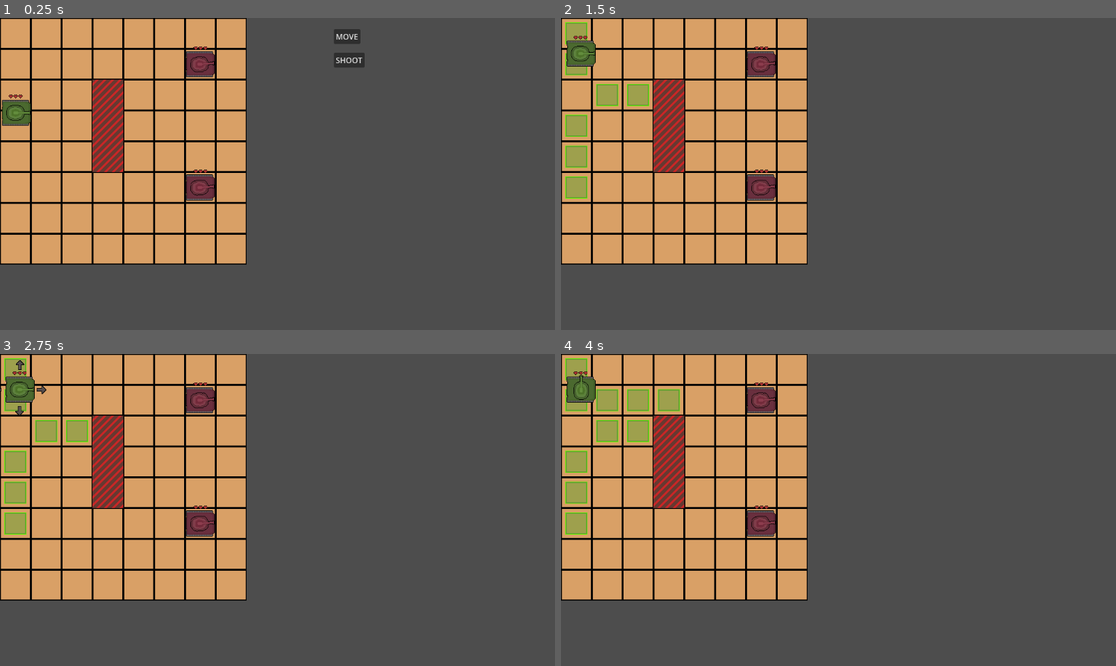
Above: before the commit, frames 1-4 (two rows, left to right).
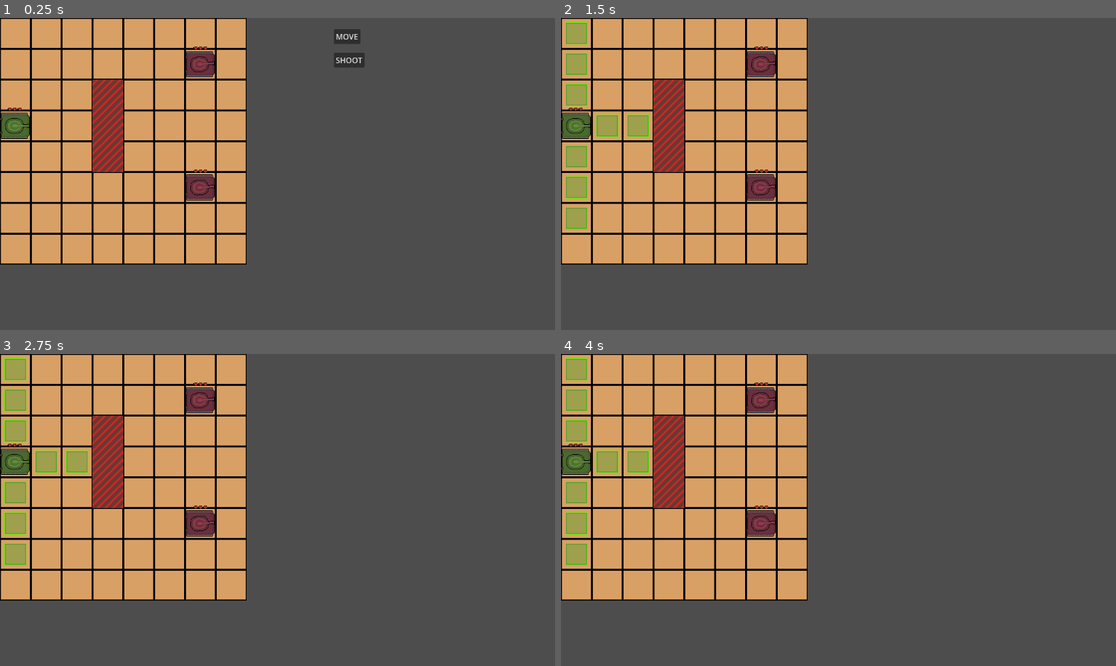
Above: after the commit, the same moments.

Repository: s3716853/tank-game
Game: Godot game, scene res://Scenes/main.tscn
Two runs of this game, one before a commit and one after it. Both use one fixed random seed, a clock stepped at 60 frames per second and the inputs below.
Inputs (mouse positions are in pixels of both pictures, inside the frame that each line leads up to):
- Up to frame 1 (0.25 s): no input
- Up to frame 2 (1.5 s): click "MOVE" at 0.5 s; move the mouse to (577, 33) at 1.27 s; click (577, 33) at 1.42 s
- Up to frame 3 (2.75 s): click (349, 397) at 2 s, where only the run before the commit has a clickable "SHOOT"
- Up to frame 4 (4 s): click (583, 366) at 2.77 s; click (910, 372) at 3.5 s, where only the run before the commit has a clickable "MOVE"

The runs differ from the first frame. In frame 1, 0.6% of the frame differs, in the area x 0-6%, y 24-39%; in frame 2, 2.6%; in frame 3, 2.7%; in frame 4, 3.5%, in the area x 0-22%, y 5-68%.
Error in both runs: Invalid access to property or key 'position' on a base object of type 'Node2D'. (res://Scripts/map.gd:120)

Commit message:
Bug fixes

Diff:
--- a/Scripts/tankMain.gd
+++ b/Scripts/tankMain.gd
@@ -28,7 +28,6 @@
 
 func _ready():
 	actions_remaining = max_actions
-	target_location = self.global_position
 	#UI buttons
 	UI = find_child("CanvasLayer")
 
